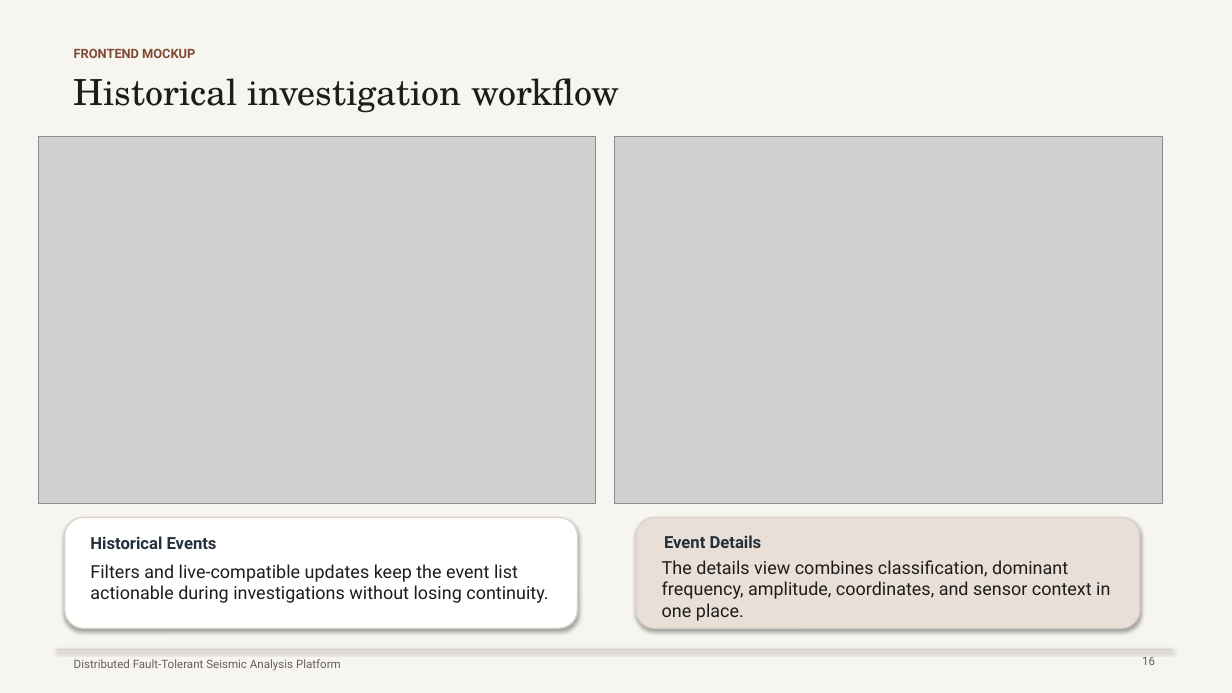
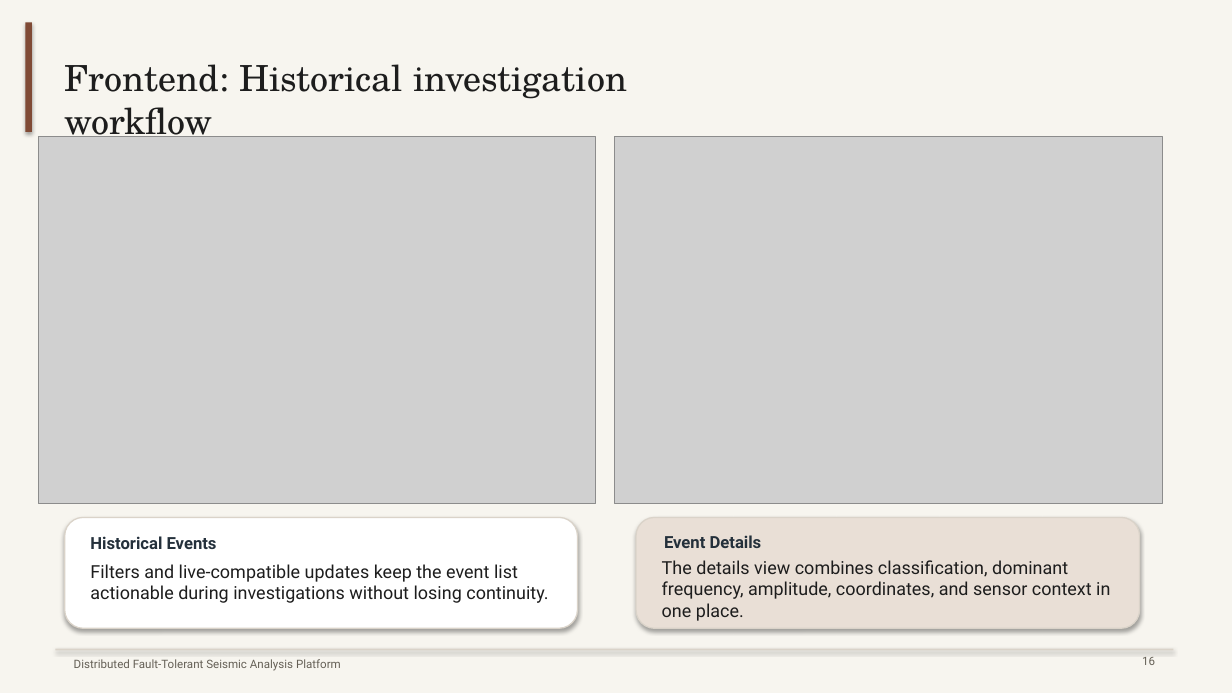
Before and after one commit to mattia9203/1998519_LTM, a slide deck: slide 13 of booklets/seismic_final_presentation.pptx (slide 15 before the commit). Drawn at 1232x693 pixels with LibreOffice and Linux fonts; fonts in the diff are those of the drawing; grey boxes stand for pictures. Boxes give left, top, right and bottom in pixels: in the first picture for what was removed or moved away, otherwise in the second. Text is boxed around its words. In the diff, an @@ line names an element or a change of style, - is before the commit and + after.

```diff
--- a/booklets/seismic_final_presentation.pptx
+++ b/booklets/seismic_final_presentation.pptx
@@ rectangle added at bbox=[25, 22, 31, 131], fill #804A35 @@
@@ text removed at bbox=[74, 48, 195, 58] @@
-FRONTEND MOCKUP
@@ text at bbox=[64, 64, 627, 137]: text changed @@
-Historical investigation workflow
+Frontend: Historical investigation workflow
```
Also in this commit, not shown: 6 other slides changed, 3 slides added, 4 slides removed, 1 other file.
